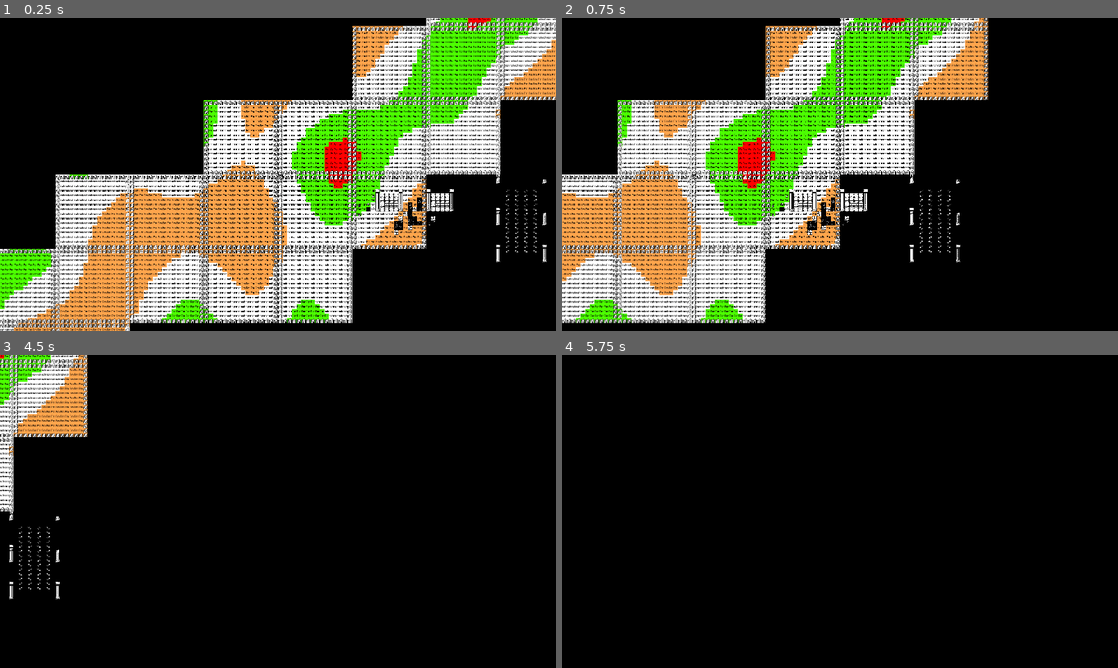
Above: before the commit, frames 1-4 (two rows, left to right).
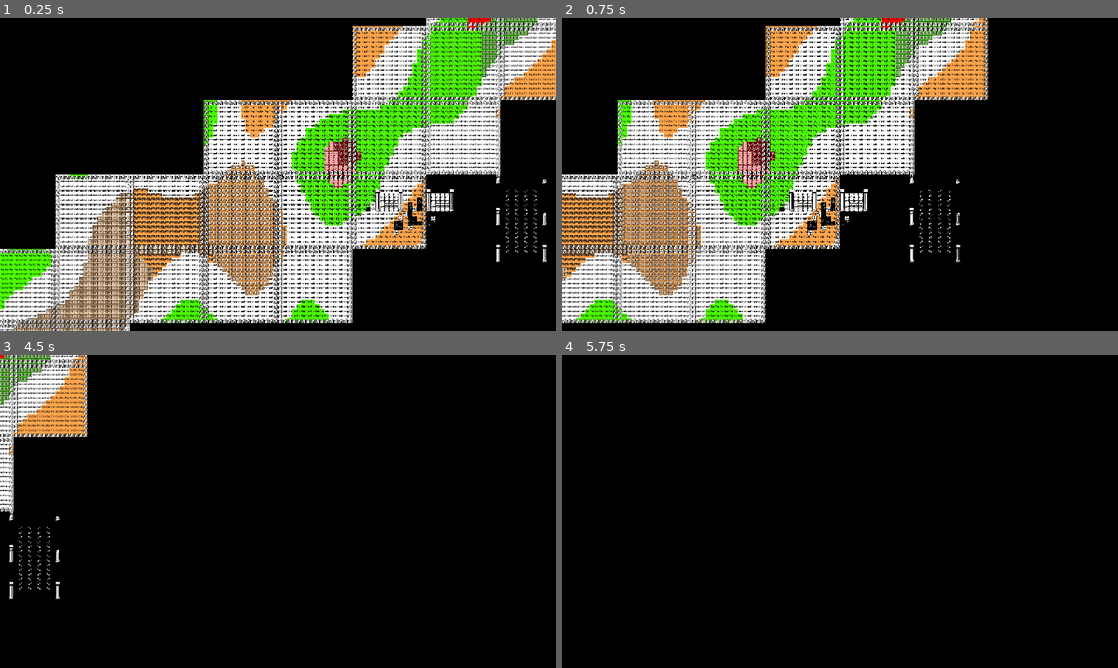
Above: after the commit, the same moments.

Repository: NobleMetalLabs/psyoko
Game: Godot game, scene res://scn/procg_test.tscn
Same seed, same stepped clock (60 frames per second), same inputs: the game is played once before the commit and once after it. This scene is started directly instead of the project's main scene. Sound files missing from this copy of the repository are replaced by a short silence.
Inputs:
- Up to frame 1 (0.25 s): no input
- Up to frame 2 (0.75 s): tap Enter at 0.5 s; hold D (pl_right) from 0.53 s (still down); hold Shift (pl_alternate) from 0.53 s (still down)
- Up to frame 3 (4.5 s): release D (pl_right) at 1.28 s; release Shift (pl_alternate) at 1.28 s; hold S (pl_down) 1.28-2.03 s; tap Shift (pl_alternate) at 1.35, 2.85, 4.35 s; tap Space at 2, 3.5 s; hold D (pl_right) 2.03-2.78 s; hold Shift (pl_alternate) 2.03-2.78 s; tap Enter at 2.75, 4.25 s; hold W (pl_up) 2.78-3.53 s; hold Shift (pl_alternate) 3.53-4.28 s; hold A (pl_left) from 3.53 s (still down)
- Up to frame 4 (5.75 s): release A (pl_left) at 5.03 s; hold S (pl_down) from 5.03 s (still down); hold Shift (pl_alternate) from 5.03 s (still down)

The runs differ from the first frame. In frame 1, 10% of the frame differs, in the area x 2-97%, y 0-100%; in frame 2, 6.3%; in frame 3, 0.6%; in frame 4, nothing differs.

Commit message:
Subarea procgen

Diff:
--- a/lib/generation/Chunk.gd
+++ b/lib/generation/Chunk.gd
@@ -5,6 +5,7 @@
 var world_coordinates : Vector2i
 var biome_data : BiomeData
 var areas : Array[Area]
+var subareas : Array[Area]
 #var structures : Array[Structure]
 
 var generation_stage : GENERATION_STAGE = GENERATION_STAGE.NONE
--- /dev/null
+++ b/lib/generation/Structure.gd
@@ -0,0 +1,5 @@
+class_name Structure
+extends Resource
+
+var type : int = 0
+var bounds : Rect2i = Rect2i()
--- a/lib/generation/zoners/AreaZoner.gd
+++ b/lib/generation/zoners/AreaZoner.gd
@@ -21,12 +21,12 @@
 			if not chunk_owner.areas.has(new_area):
 				chunk_owner.areas.append(new_area)
 			var neighbors : Array[Vector2i] = Psyoko.get_coordinate_neighbors(coord_in_area)
-			for neighbor_coords in neighbors:
-				if neighbor_coords in new_area.get_coordinates(): continue
-				if not neighbor_coords in relevant_tile_values.keys(): continue
-				if relevant_tile_values[neighbor_coords] != area_value: continue
-				new_area.add_coordinate(neighbor_coords)
-				var vec_to_coord_from_chunk_owner : Vector2i = neighbor_coords - chunk_owner.world_coordinates
+			for neighbor_coord in neighbors:
+				if neighbor_coord in new_area.get_coordinates(): continue
+				if not neighbor_coord in relevant_tile_values.keys(): continue
+				if relevant_tile_values[neighbor_coord] != area_value: continue
+				new_area.add_coordinate(neighbor_coord)
+				var vec_to_coord_from_chunk_owner : Vector2i = neighbor_coord - chunk_owner.world_coordinates
 				var adjacent_relevant_chunk_vectors : Array[Vector2i] = []
 				if vec_to_coord_from_chunk_owner.x == 0:
 					adjacent_relevant_chunk_vectors.append(Vector2i.LEFT)
--- a/lib/generation/zoners/StructureZoner.gd
+++ b/lib/generation/zoners/StructureZoner.gd
@@ -2,4 +2,39 @@
 extends Zoner
 
 func zone(chunk : Chunk) -> void:
-	pass
+	var num_structures_in_area : int = 3
+	var subareas : Array[Area]
+
+	for area : Area in chunk.areas:
+		var unaccounted_tiles : Array[Vector2i] = area.get_coordinates().duplicate()
+		var unexpanded_tiles_in_subarea : Dictionary = {}
+
+		for i in range(num_structures_in_area):
+			var subarea := Area.new()
+			subareas.append(subarea)
+
+			var starting_tile : Vector2i = unaccounted_tiles.pick_random()
+
+			unaccounted_tiles.erase(starting_tile)
+			subarea.add_coordinate(starting_tile)
+			unexpanded_tiles_in_subarea[subarea] = [starting_tile]
+
+		while not unaccounted_tiles.is_empty():
+			for subarea : Area in unexpanded_tiles_in_subarea:
+				var new_unexpanded_tiles : Array = []
+				for tile_to_expand : Vector2i in unexpanded_tiles_in_subarea[subarea]:
+
+					var neighbors : Array[Vector2i] = Psyoko.get_coordinate_neighbors(tile_to_expand)
+					for neighbor_coord in neighbors:
+						if unaccounted_tiles.has(neighbor_coord):
+							subarea.add_coordinate(neighbor_coord)
+							new_unexpanded_tiles.append(neighbor_coord)
+
+							unaccounted_tiles.erase(neighbor_coord)
+
+				unexpanded_tiles_in_subarea[subarea] = new_unexpanded_tiles
+
+	# TODO: todd rectangle
+
+	chunk.subareas = subareas
+	chunk.generation_stage = Chunk.GENERATION_STAGE.STRUCTURES
--- a/scn/procg_test.gd
+++ b/scn/procg_test.gd
@@ -7,10 +7,11 @@
 	var gen_size : int = 0
 	for dx in range(-gen_size, gen_size + 1):
 		for dy in range(-gen_size, gen_size + 1):
-			WorldData.get_chunk(Vector2i(dx, dy), Chunk.GENERATION_STAGE.AREAS)
+			WorldData.get_chunk(Vector2i(dx, dy), Chunk.GENERATION_STAGE.STRUCTURES)
 
 	var biome_layer : TileMapLayer = $"GEN-Biome"
 	var bg_layer : TileMapLayer = $"Background"
+	var subarea_layer : TileMapLayer = $"GEN-Subareas"
 	for chunk in WorldData.chunks:
 		for dx in range(Psyoko.CHUNK_SIZE):
 			for dy in range(Psyoko.CHUNK_SIZE):
@@ -25,4 +26,10 @@
 					vec_to_coord_from_chunk_owner.y == Psyoko.CHUNK_SIZE - 1:
 					bg_layer.set_cell(working_coord, 0, Vector2i(5, 0))
 
+		var i = 0
+		for subarea : Area in chunk.subareas:
+			for coord in subarea.get_coordinates():
+				subarea_layer.set_cell(coord, 0, Vector2i(4, i))
+			i += 1
+
 	bg_layer.set_cell(Vector2i(0, 0), 0, Vector2i(5, 8))
--- a/scn/procg_test.tscn
+++ b/scn/procg_test.tscn
@@ -16,6 +16,10 @@
 tile_map_data = PackedByteArray("AAAEAAgAAAACAAEAAAA=")
 tile_set = ExtResource("3_67avg")
 
+[node name="GEN-Subareas" type="TileMapLayer" parent="."]
+modulate = Color(1, 1, 1, 0.666667)
+tile_set = ExtResource("3_4y4p3")
+
 [node name="Background" type="TileMapLayer" parent="."]
 use_parent_material = true
 tile_map_data = PackedByteArray("AAATAAcAAAAAAAAAAAAVAAcAAAAFAAUAAAAUAAcAAAACAAgAAAATAAYAAAABAAgAAAAVAAYAAAAFAAMAAAAWAA …(2464 unchanged characters)…
